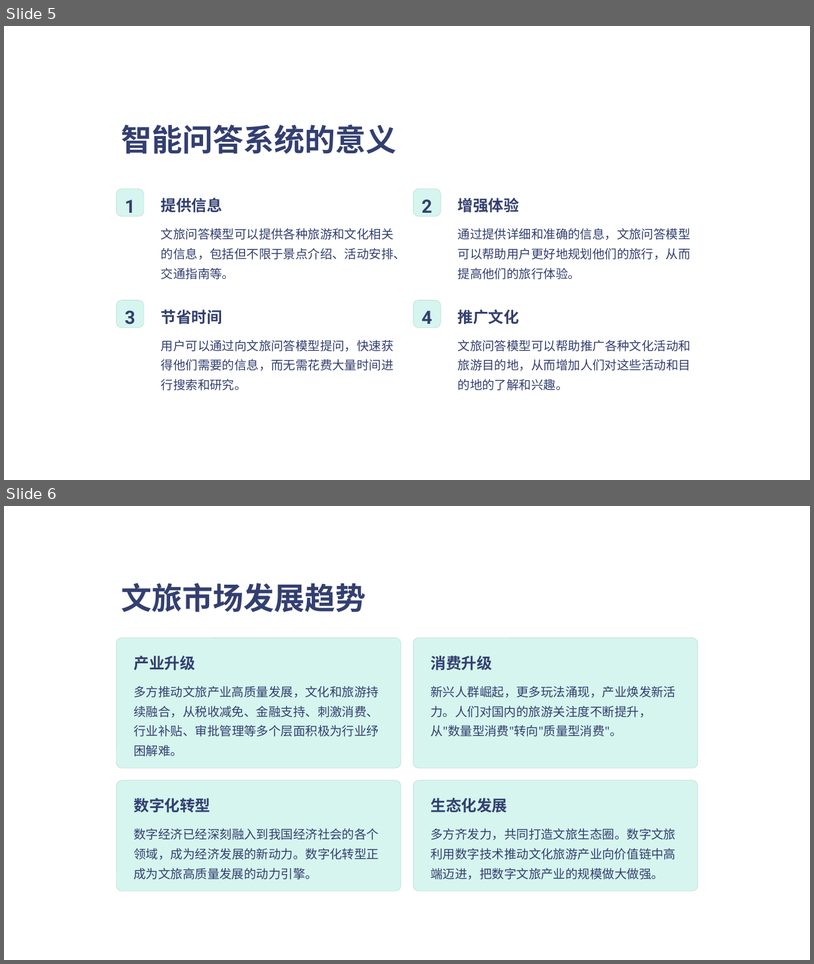
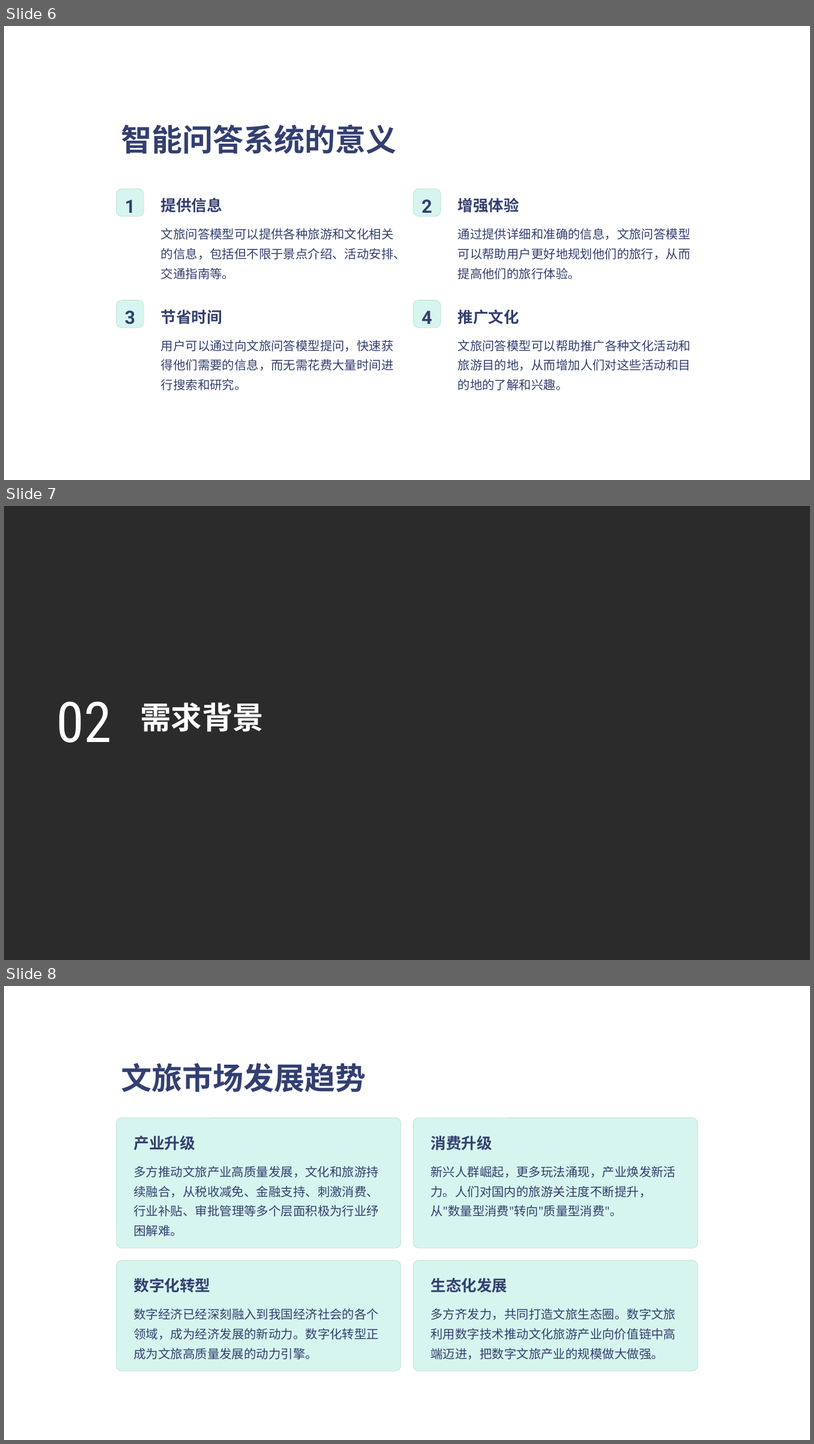
Before and after one commit to darkshuige/codecode, a slide deck: 服务外包/laceblqg2ssyau3.pptx. Shown one above the other, each under a label of ours: slides 5 and 6 before the commit, slides 6, 7 and 8 after it. The pictures are 814x964 and 814x1444 pixels, drawn with LibreOffice and Linux fonts; fonts in the diff are those of the drawing; background and template pictures are left out; a plain dark background stands for a picture behind light text. Boxes give left, top, right and bottom in pixels: in the first picture for what was removed or moved away, otherwise in the second. Text is boxed around its words. In the diff, an @@ line names an element or a change of style, - is before the commit and + after.

```diff
--- a/服务外包/laceblqg2ssyau3.pptx
+++ b/服务外包/laceblqg2ssyau3.pptx
@@ slide 7 added at box(4, 506, 810, 960), background picture (left out) @@
@@ text added at box(57, 701, 112, 742), 80 pt, text #FFFFFF @@
+02
@@ text added at box(141, 702, 264, 732), 44 pt, text #FFFFFF, bold @@
+需求背景
@@ what was slide 5 is now slide 6 @@
@@ what was slide 6 is now slide 8 @@
```
Also in this commit, not shown: 7 other slides added, 1 slide removed, 16 other files.
